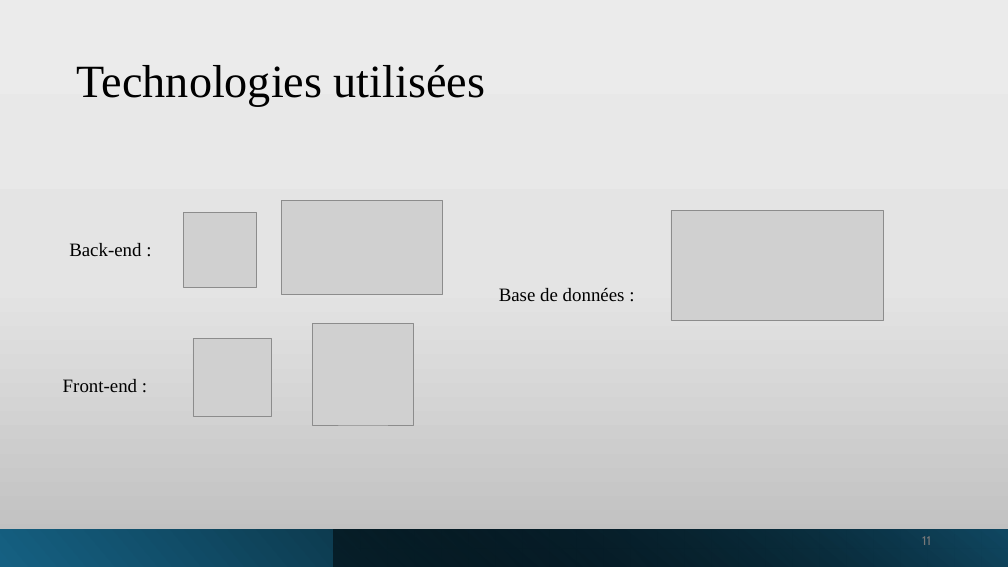
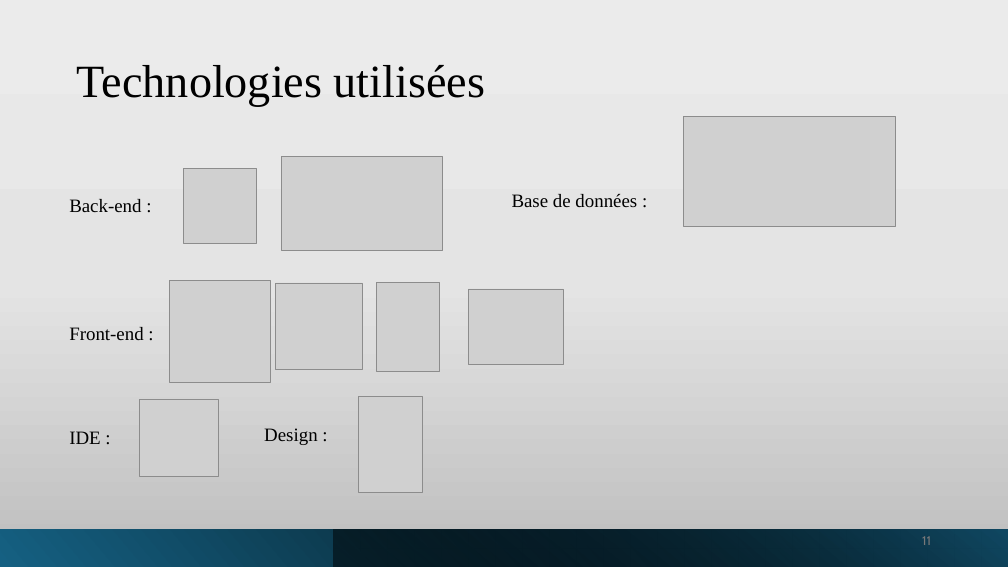
Before and after one commit to manelbenhamouda/projets-CDA, a slide deck: slide 11 of Diaporama_Haldan.pptx. Drawn at 1008x567 pixels with LibreOffice and Linux fonts; fonts in the diff are those of the drawing; grey boxes stand for pictures. Boxes give left, top, right and bottom in pixels: in the first picture for what was removed or moved away, otherwise in the second. Text is boxed around its words. In the diff, an @@ line names an element or a change of style, - is before the commit and + after.

```diff
--- a/Diaporama_Haldan.pptx
+++ b/Diaporama_Haldan.pptx
@@ picture: place and size @@
-picture at bbox=[671, 211, 883, 321]
+picture at bbox=[684, 116, 896, 226]
@@ 2 pictures, 1 text: place and size @@
-2 pictures, 1 text at bbox=[69, 200, 443, 295]
+2 pictures, 1 text at bbox=[69, 157, 443, 251]
@@ text "Base de données :": place and size @@
-text "Base de données :" at bbox=[499, 288, 625, 301]
+text "Base de données :" at bbox=[512, 194, 637, 207]
@@ picture: place and size @@
-picture at bbox=[312, 324, 414, 425]
+picture at bbox=[169, 281, 271, 382]
@@ picture added at bbox=[275, 283, 362, 370] @@
@@ picture added at bbox=[377, 282, 439, 371] @@
@@ picture added at bbox=[468, 289, 563, 364] @@
@@ text "Front-end :": place and size @@
-text "Front-end :" at bbox=[63, 379, 137, 392]
+text "Front-end :" at bbox=[69, 327, 143, 340]
@@ picture: place and size @@
-picture at bbox=[193, 339, 271, 416]
+picture at bbox=[139, 399, 218, 476]
@@ picture added at bbox=[358, 396, 423, 493] @@
@@ text added at bbox=[69, 431, 100, 444], 18 pt, text #000000 @@
+IDE :
@@ text added at bbox=[264, 428, 317, 445], 18 pt, text #000000 @@
+Design :
```
Also in this commit, not shown: 12 other slides changed, 2 slides added, 1 slide removed.
